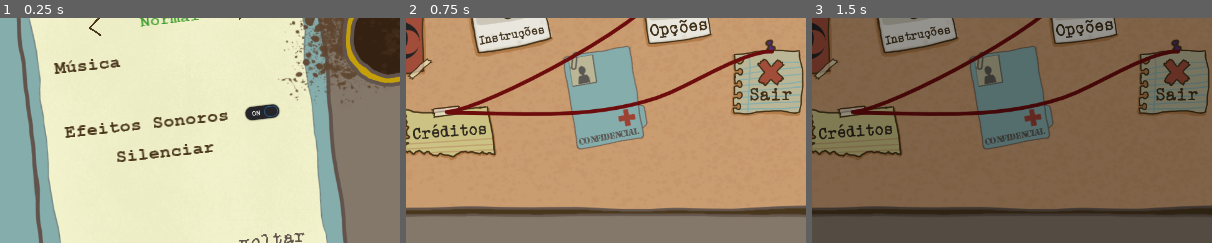
Above: before the commit, frames 1-3 (left to right).
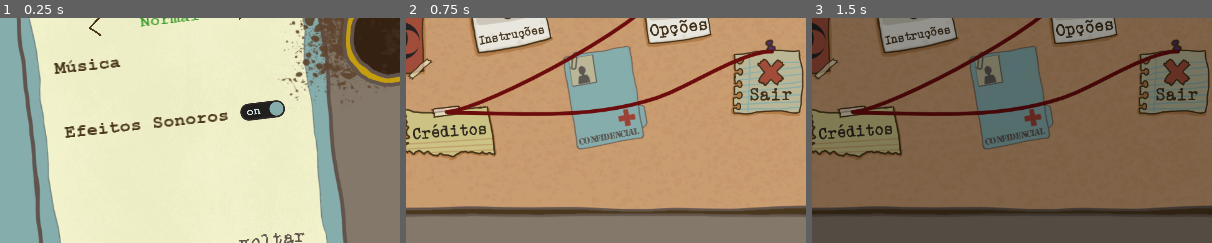
Above: after the commit, the same moments.

Repository: claraig/PatientZero
Game: Godot game, scene res://scenes/Menu/Options.tscn
Two runs of this game, one before a commit and one after it. Both use one fixed random seed, a clock stepped at 60 frames per second and the inputs below. This scene is started directly instead of the project's main scene.
Inputs (mouse positions are % of the whole screen's width and height, from its top left):
- Up to frame 1 (0.25 s): no input
- Up to frame 2 (0.75 s): click "voltar" at 0.5 s
- Up to frame 3 (1.5 s): click (26, 38) at 1.25 s
The pictures show only the part of the screen within x 42-92%, y 36-86%; the shares and areas given below are measured in that part.

The runs differ from the first frame. In frame 1, 1.2% of the frame differs, in the area x 29-72%, y 36-64%; in frame 2, nothing differs; in frame 3, nothing differs.

Commit message:
ORAORAORAORA DEU CERTO FINALMENTE o som nas opçãos :B

Diff:
--- a/scenes/Menu.tscn
+++ b/scenes/Menu.tscn
@@ -39,9 +39,6 @@
 
 func _on_opcoes_pressed() -> void:
 	get_node('click').play()
-
-#	get_node('res://scenes/Menu/Options.tscn').get_node('CheckButton1')
-
 	scene_path = \"res://scenes/Menu/Options.tscn\"
 	$FadeIn.show()
 	$FadeIn.fade_in()
--- a/scenes/Menu/Options.tscn
+++ b/scenes/Menu/Options.tscn
@@ -8,6 +8,8 @@
 [ext_resource path="res://assets/autoral/Botoes/seta.png" type="Texture" id=6]
 [ext_resource path="res://Fonts/COURBD.TTF" type="DynamicFontData" id=7]
 [ext_resource path="res://assets/audio/sfx_b_click.wav" type="AudioStream" id=8]
+[ext_resource path="res://assets/autoral/Botoes/toggle_on.png" type="Texture" id=9]
+[ext_resource path="res://assets/autoral/Botoes/toggle_off.png" type="Texture" id=10]
 
 [sub_resource type="DynamicFont" id=1]
 size = 30
@@ -26,6 +28,20 @@
 [node name="fundo" type="Sprite" parent="."]
 position = Vector2( 639.68, 360.759 )
 texture = ExtResource( 5 )
+
+[node name="CheckButton" type="CheckButton" parent="."]
+margin_left = 921.0
+margin_top = 397.0
+margin_right = 1127.0
+margin_bottom = 483.0
+rect_rotation = -6.8742
+rect_scale = Vector2( 0.37402, 0.37402 )
+custom_icons/off = ExtResource( 10 )
+custom_icons/on = ExtResource( 9 )
+flat = true
+__meta__ = {
+"_edit_use_anchors_": false
+}
 
 [node name="fundo2" type="Sprite" parent="."]
 visible = false
@@ -134,6 +150,7 @@
 }
 
 [node name="Efeitos sonoros2" type="Label" parent="."]
+visible = false
 margin_left = 724.622
 margin_top = 468.451
 margin_right = 994.622
@@ -145,18 +162,8 @@
 __meta__ = {
 "_edit_use_anchors_": false
 }
-
-[node name="CheckButton" type="CheckButton" parent="."]
-margin_left = 921.449
-margin_top = 396.753
-margin_right = 997.449
-margin_bottom = 436.753
-rect_rotation = -6.8742
-pressed = true
-__meta__ = {
-"_edit_use_anchors_": false
-}
-[connection signal="pressed" from="b_back" to="." method="_on_Button_pressed"]
+[connection signal="pressed" from="CheckButton" to="." method="_on_CheckButton_pressed"]
+[connection signal="toggled" from="CheckButton" to="." method="_on_CheckButton_toggled"]
+[connection signal="pressed" from="b_back" to="." method="_on_b_back_pressed"]
 [connection signal="pressed" from="aumentaDificuldade" to="." method="_on_aumentaDificuldade_pressed"]
 [connection signal="pressed" from="diminuiDificuldade" to="." method="_on_diminuiDificuldade_pressed"]
-[connection signal="pressed" from="CheckButton" to="." method="_on_CheckButton_pressed"]
--- a/scenes/Menu/ReturnToTitle.gd
+++ b/scenes/Menu/ReturnToTitle.gd
@@ -1,26 +1,24 @@
 extends Node2D
 
-var silence: bool
-
+var silence:bool
 
 
 func _ready() -> void:
+	get_node("CheckButton").connect("pressed", self, "_on_CheckButton_toggled")
 	atualizaValorDificuldade()
-#	silence = get_node("/root/Configuracoes").temsom
-	print(silence)
-#	get_node('CheckButton').toggle_mode(silence)
-#	get_node('CheckButton').pressed = silence
-
+	atualizaToggleSom()
+	print(get_node("/root/Configuracoes").temsom)
 
 #	AUDIO
 
-func _on_CheckButton_pressed():
+func _on_CheckButton_toggled():
 	get_node("/root/Configuracoes").ajustarSom()
-	AudioServer.set_bus_mute(0, get_node("/root/Configuracoes").temsom)
-	silence = get_node('CheckButton').pressed
-	print(silence)
+	atualizaToggleSom()
+#	print(silence)
 
-
+func atualizaToggleSom():
+	silence = get_node("/root/Configuracoes").temsom
+	$CheckButton.pressed = silence
 
 
 #	DIFICULDADE
@@ -49,11 +47,8 @@
 	atualizaValorDificuldade()
 
 
-
-
 # SAIR
 
-func _on_Button_pressed():
+func _on_b_back_pressed():
 	get_node('svoltar').play()
-# warning-ignore:return_value_discarded
 	get_tree().change_scene("res://scenes/Menu.tscn")
--- a/scenes/town.tscn
+++ b/scenes/town.tscn
@@ -308,16 +308,16 @@
 
 #  MENU POP UP
 
-func _on_Menu_pressed() -> void:
+func _on_Menu_pressed():
 	get_node('MenuPopup').show()
 
-func _on_menu_pressed() -> void:
+func _on_menu_pressed():
 	get_tree().change_scene(\"res://scenes/Menu.tscn\")
 
-func _on_sair_pressed() -> void:
+func _on_sair_pressed():
 	get_tree().quit()
 
-func _on_cancela_pressed() -> void:
+func _on_cancela_pressed():
 	get_node('MenuPopup').hide()
 "
 
--- a/scripts/configuracoes.gd
+++ b/scripts/configuracoes.gd
@@ -2,10 +2,15 @@
 
 var dificuldade:int = 0
 var temsom:bool
+#var toggle:bool
 
 
 func _ready():
 	dificuldade = 0
+	temsom = true
+#	toggle = get_node("res://scenes/Menu/ReturnToTitle.gd").silence
+#	print (toggle)
+	AudioServer.set_bus_mute(0,!temsom)
 
 func adicionarDificuldade():
 	dificuldade+=1
@@ -19,5 +24,5 @@
 
 func ajustarSom():
 	temsom = !temsom
-#	if temsom:
-#		print("mudou som")
+	AudioServer.set_bus_mute(0,!temsom)
+	print(temsom)
Binary file added: assets/autoral/Botoes/toggle_off.png
Binary file added: assets/autoral/Botoes/toggle_on.png
Not shown: 1 places in scenes/Menu/Options.tscn that only renumber resources
